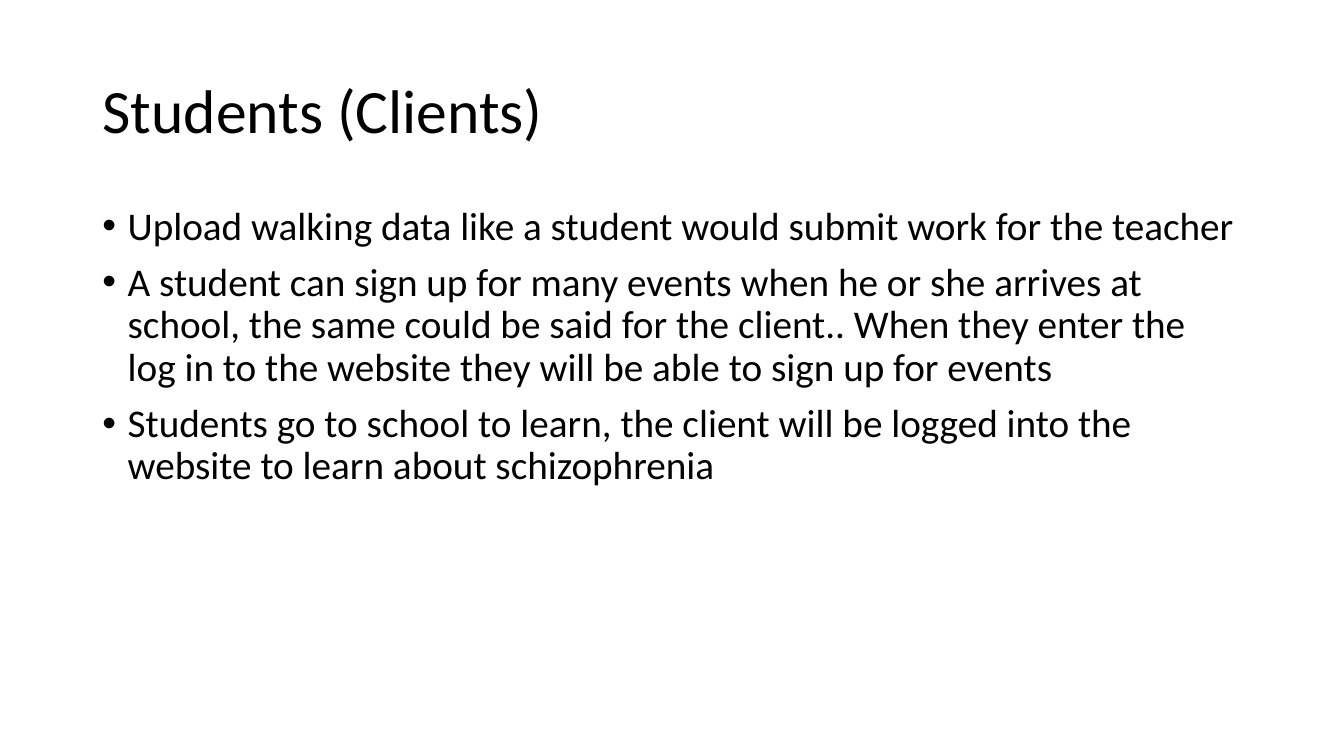
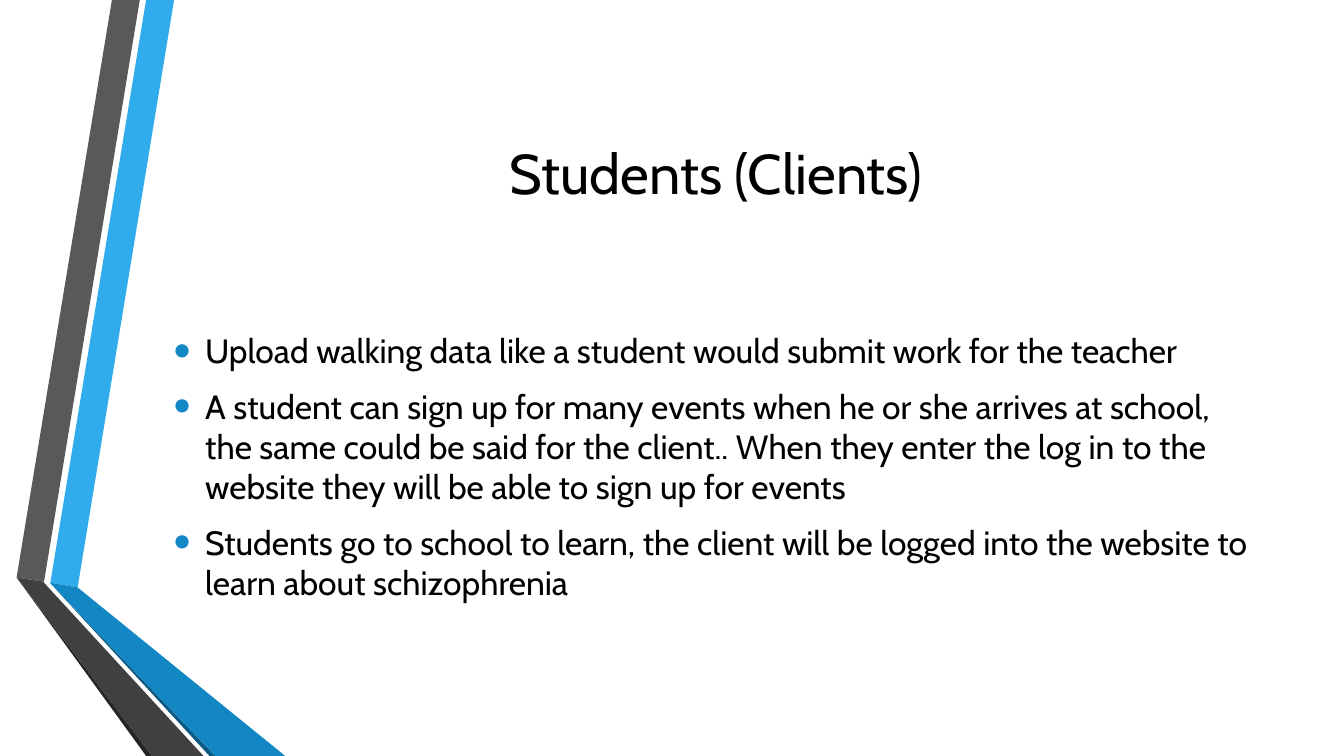
Before and after one commit to amirbukhari/HPS, a slide deck: slide 6 of Main Metaphor.pptx (slide 3 before the commit). Drawn at 1344x756 pixels with LibreOffice and Linux fonts; fonts in the diff are those of the drawing; background and template pictures are left out. Boxes give left, top, right and bottom in pixels: in the first picture for what was removed or moved away, otherwise in the second. Text is boxed around its words. In the diff, an @@ line names an element or a change of style, - is before the commit and + after.

Commit message:
Justins Changes to events

```diff
--- a/Main Metaphor.pptx
+++ b/Main Metaphor.pptx
@@ title "Students (Clients)": place and size @@
-title "Students (Clients)" at box(102, 88, 542, 142)
+title "Students (Clients)" at box(510, 152, 922, 202)
@@ title "Students (Clients)" at box(510, 152, 922, 202): size 44 to 40 pt, font Calibri to Cabin; alignment left to centre; line spacing 0.9 to 1 @@
@@ text "Upload walking data like a ...": place and size @@
-text "Upload walking data like a ..." at box(128, 212, 1233, 486)
+text "Upload walking data like a ..." at box(205, 337, 1247, 603)
@@ text "Upload walking data like a ..." at box(205, 337, 1247, 603): size 28 to 24 pt, font Calibri to Cabin; indent changed; line spacing 0.9 to 1; vertical alignment top to middle @@
@@ group added at box(16, 0, 285, 756): 6 freeform shapes @@
```
Also in this commit, not shown: 4 other slides changed, 4 slides added, 3 other files.
